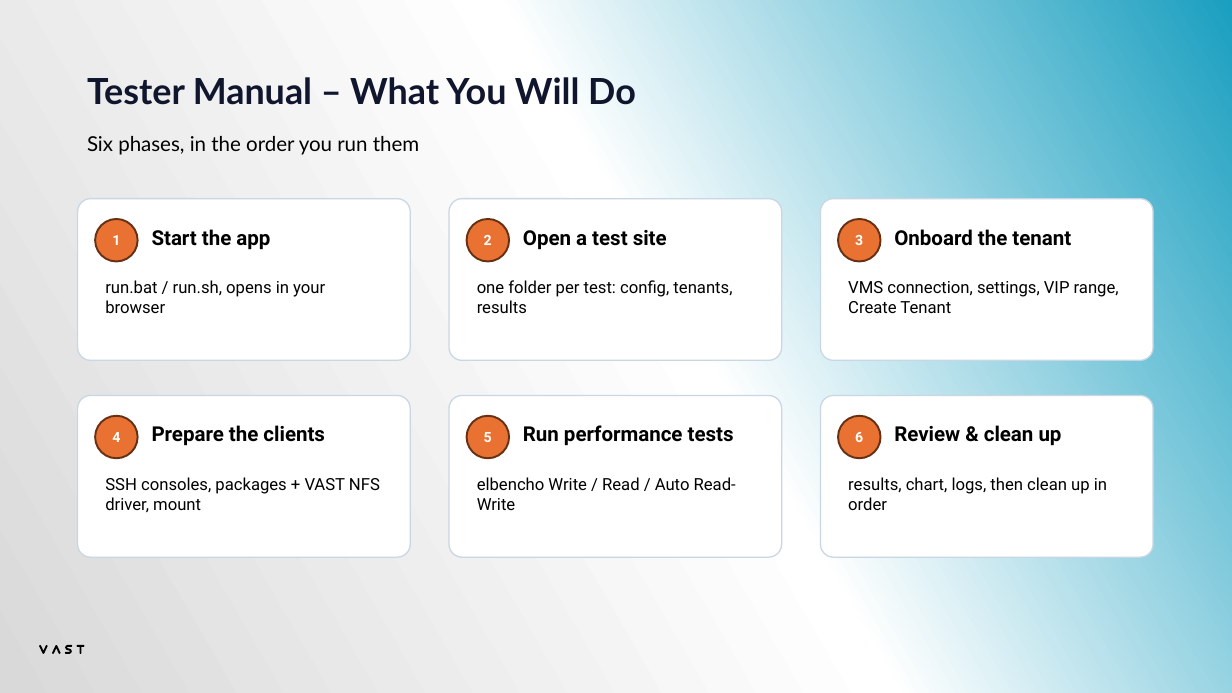
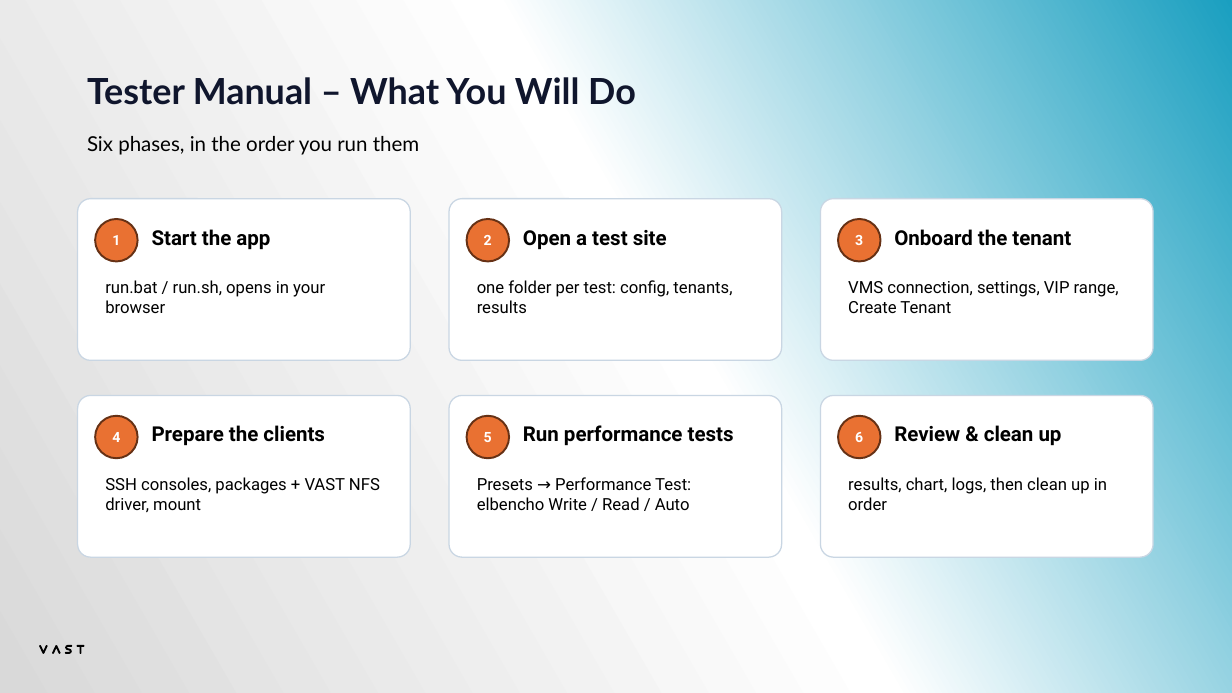
Before and after one commit to alexaung-staryskai/vast-test-automation, a slide deck: slide 2 of VAST Test Bench - Tester Manual.pptx. Drawn at 1232x693 pixels with LibreOffice and Linux fonts; fonts in the diff are those of the drawing. Boxes give left, top, right and bottom in pixels: in the first picture for what was removed or moved away, otherwise in the second. Text is boxed around its words. In the diff, an @@ line names an element or a change of style, - is before the commit and + after.

```diff
--- a/VAST Test Bench - Tester Manual.pptx
+++ b/VAST Test Bench - Tester Manual.pptx
@@ text at box(477, 477, 691, 510): text changed @@
-elbencho Write / Read / Auto Read-Write
+Presets → Performance Test: elbencho Write / Read / Auto
```
Also in this commit, not shown: 5 other slides changed, 1 slide added, 10 other files.
